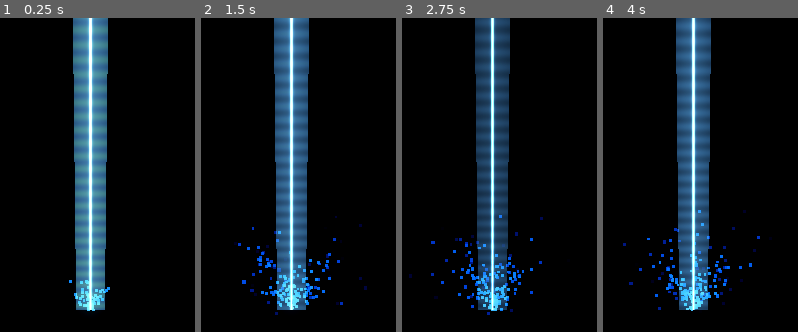
Above: before the commit, frames 1-4 (left to right).
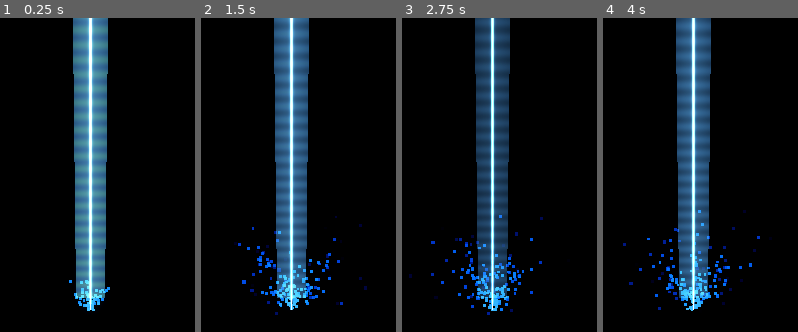
Above: after the commit, the same moments.

Repository: meridew/shader-training
Game: Godot game, scene res://main.tscn
The game is run twice, just before and just after one commit, with the same random seed, the same clock (stepped at 60 frames per second) and the same inputs.
Inputs:
- Up to frame 1 (0.25 s): no input
- Up to frame 2 (1.5 s): no input
- Up to frame 3 (2.75 s): no input
- Up to frame 4 (4 s): no input

The runs differ from the first frame. In frame 1, 0.5% of the frame differs, in the area x 38-54%, y 89-93%; in frame 2, 0.5%; in frame 3, 0.5%; in frame 4, 0.5%.

Commit message:
feat: add hemispherical caps for cylindrical beam endpoints
NEW SHADER FEATURE:
- cap_enabled (bool, default: true) - toggle curved endpoints
- cap_size (0.0-0.2, default: 0.05) - size of curved cap region

The beam now has rounded hemispherical caps at top and bottom,
simulating a cylinder standing on end. Uses hemisphere formula
sqrt(1-(1-t)^2) to calculate visible width at each vertical
position within the cap region.

Combined with cross-mesh (two quads at 90°) and Fresnel edge glow,
the beam now appears fully cylindrical from all viewing angles.

Diff:
--- a/main.tscn
+++ b/main.tscn
@@ -92,6 +92,8 @@
 shader_parameter/origin_glow_intensity = 1.5
 shader_parameter/impact_glow_size = 0.0
 shader_parameter/impact_glow_intensity = 1.5
+shader_parameter/cap_size = 0.05
+shader_parameter/cap_enabled = true
 shader_parameter/noise_texture = SubResource("NoiseTexture2D_1bvp3")
 shader_parameter/use_noise_texture = false
 shader_parameter/noise_scale = 1.0
--- a/resources/ion_beam_config.gd
+++ b/resources/ion_beam_config.gd
@@ -292,6 +292,20 @@
 @export_range(0.0, 3.0) var impact_glow_intensity: float = 1.5:
 	set(value):
 		impact_glow_intensity = value
+		emit_changed()
+		config_changed.emit()
+
+# === ENDPOINT CAPS ===
+@export_group("Endpoint Caps")
+@export_range(0.0, 0.2) var cap_size: float = 0.05:
+	set(value):
+		cap_size = value
+		emit_changed()
+		config_changed.emit()
+
+@export var cap_enabled: bool = true:
+	set(value):
+		cap_enabled = value
 		emit_changed()
 		config_changed.emit()
 
@@ -432,6 +446,9 @@
 	material.set_shader_parameter("origin_glow_intensity", origin_glow_intensity)
 	material.set_shader_parameter("impact_glow_size", impact_glow_size)
 	material.set_shader_parameter("impact_glow_intensity", impact_glow_intensity)
+	# Endpoint Caps
+	material.set_shader_parameter("cap_size", cap_size)
+	material.set_shader_parameter("cap_enabled", cap_enabled)
 	# Noise Texture
 	if noise_texture:
 		material.set_shader_parameter("noise_texture", noise_texture)
--- a/scripts/ion_beam_controller.gd
+++ b/scripts/ion_beam_controller.gd
@@ -79,6 +79,8 @@
 	h ^= hash(config.origin_glow_intensity)
 	h ^= hash(config.impact_glow_size)
 	h ^= hash(config.impact_glow_intensity)
+	h ^= hash(config.cap_size)
+	h ^= hash(config.cap_enabled)
 	h ^= hash(config.noise_texture)
 	h ^= hash(config.use_noise_texture)
 	h ^= hash(config.noise_scale)
--- a/shaders/ion_beam.gdshader
+++ b/shaders/ion_beam.gdshader
@@ -85,6 +85,10 @@
 uniform float origin_glow_intensity : hint_range(0.0, 3.0) = 1.5;
 uniform float impact_glow_size : hint_range(0.0, 0.3) = 0.0; // Glow at bottom (impact)
 uniform float impact_glow_intensity : hint_range(0.0, 3.0) = 1.5;
+
+// === ENDPOINT CAPS (Hemispherical appearance) ===
+uniform float cap_size : hint_range(0.0, 0.2) = 0.05; // Size of curved cap region
+uniform bool cap_enabled = true;
 
 // === NOISE TEXTURE ===
 uniform sampler2D noise_texture : hint_default_white;
@@ -361,6 +365,29 @@
         impact_effect = smoothstep(impact_glow_size, 0.0, impact_dist) * impact_glow_intensity;
     }
 
+    // === ENDPOINT CAPS (Hemispherical appearance) ===
+    float cap_alpha = 1.0;
+    if (cap_enabled && cap_size > 0.0) {
+        // Calculate distance from beam center axis (normalized)
+        float center_dist = abs(working_uv.x - center) / max(current_width * 0.5, 0.001);
+        center_dist = clamp(center_dist, 0.0, 1.0);
+
+        // Bottom cap (impact point) - hemisphere formula
+        if (working_uv.y < cap_size) {
+            float cap_progress = working_uv.y / cap_size;
+            // Hemisphere: visible radius increases as we move up from bottom
+            float cap_radius = sqrt(1.0 - pow(1.0 - cap_progress, 2.0));
+            cap_alpha *= smoothstep(1.0, 0.7, center_dist / max(cap_radius, 0.001));
+        }
+
+        // Top cap (origin point)
+        if (working_uv.y > (1.0 - cap_size)) {
+            float cap_progress = (1.0 - working_uv.y) / cap_size;
+            float cap_radius = sqrt(1.0 - pow(1.0 - cap_progress, 2.0));
+            cap_alpha *= smoothstep(1.0, 0.7, center_dist / max(cap_radius, 0.001));
+        }
+    }
+
     // === SCANLINES ===
     float scanline = 1.0;
     if (scanline_strength > 0.0) {
@@ -399,6 +426,7 @@
     float final_alpha = max(main_beam, max(halo, outer_glow)) * smoothstep(0.0, 0.1, width_mult);
     final_alpha = max(final_alpha, (origin_effect + impact_effect) * 0.5);
     final_alpha *= effective_charge; // Fade with charge
+    final_alpha *= cap_alpha; // Apply hemispherical cap falloff
 
     // === APPLY HEAT DISTORTION ===
     // Blend distorted background where the heat haze is visible but beam isn't
